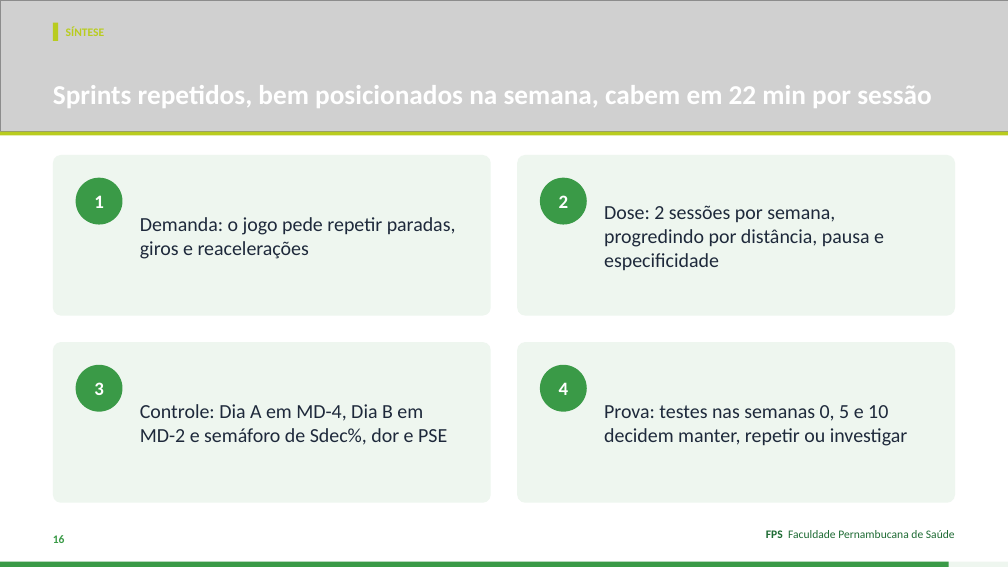
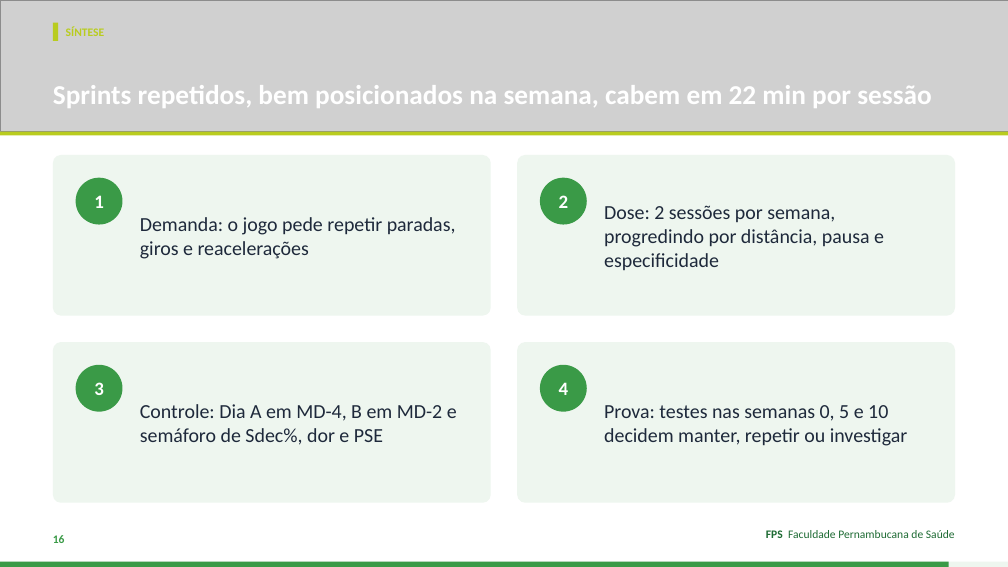
Before and after one commit to Institutomoraisandrade/CRM, a slide deck: slide 16 of trabalho-fps/trabalhos/2026-11-11-handebol-rsa/apresentacao.pptx. Drawn at 1008x567 pixels with LibreOffice and Linux fonts; fonts in the diff are those of the drawing; grey boxes stand for pictures. Boxes give left, top, right and bottom in pixels: in the first picture for what was removed or moved away, otherwise in the second. Text is boxed around its words. In the diff, an @@ line names an element or a change of style, - is before the commit and + after.

```diff
--- a/trabalho-fps/trabalhos/2026-11-11-handebol-rsa/apresentacao.pptx
+++ b/trabalho-fps/trabalhos/2026-11-11-handebol-rsa/apresentacao.pptx
@@ text at box(140, 404, 457, 445): text changed @@
-Controle: Dia A em MD-4, Dia B em MD-2 e semáforo de Sdec%, dor e PSE
+Controle: Dia A em MD-4, B em MD-2 e semáforo de Sdec%, dor e PSE
```
Also in this commit, not shown: 10 other slides changed, 2 other files.
